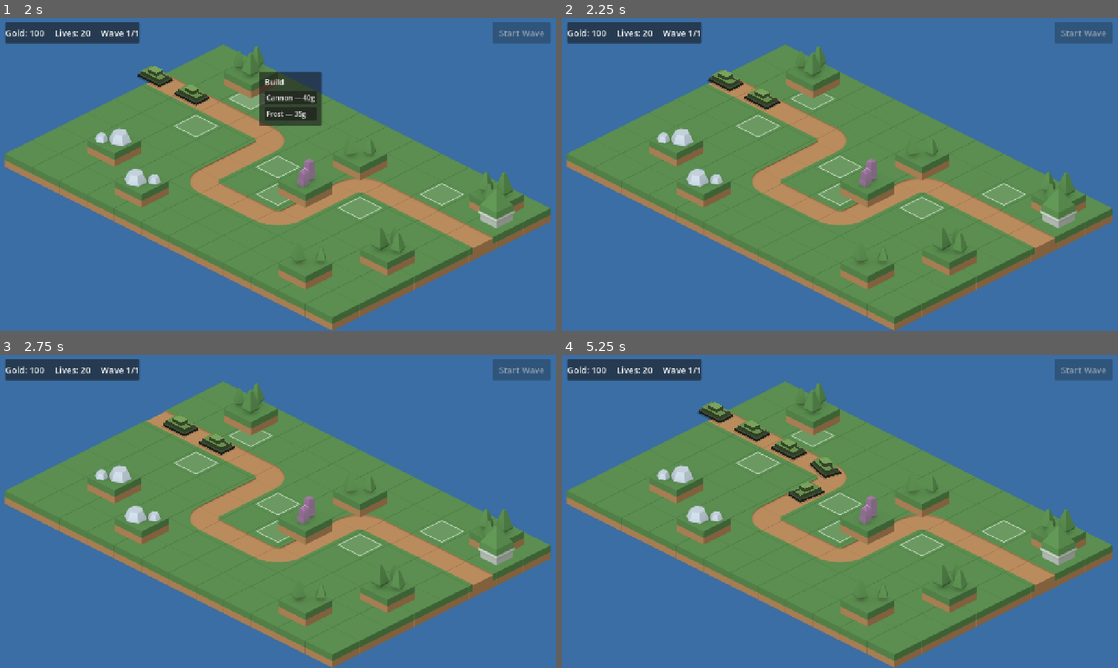
Above: before the commit, frames 1-4 (two rows, left to right).
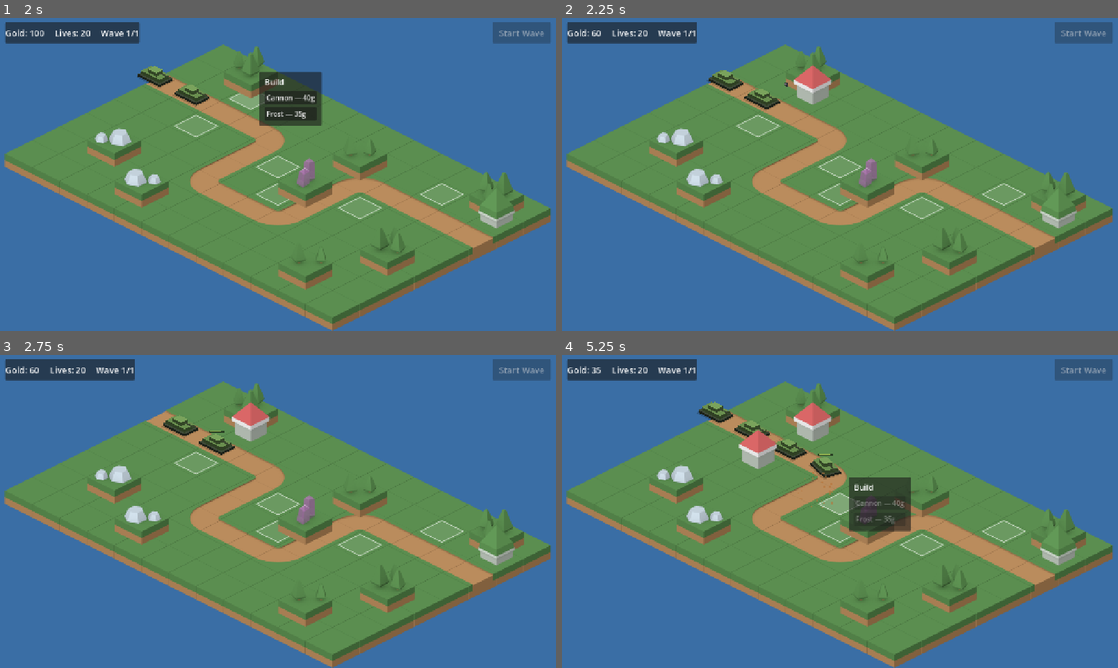
Above: after the commit, the same moments.

Repository: ldimitrov/tankbusters
Game: Godot game, scene res://scenes/main/main.tscn
Same seed, same stepped clock (60 frames per second), same inputs: the game is played once before the commit and once after it.
Inputs (mouse positions are in pixels of both pictures, inside the frame that each line leads up to):
- Up to frame 1 (2 s): click "Start Wave" at 0.5 s; move the mouse to (250, 99) at 1.27 s; click (250, 99) at 1.42 s
- Up to frame 2 (2.25 s): click "Cannon — 40g" at 2 s
- Up to frame 3 (2.75 s): no input
- Up to frame 4 (5.25 s): move the mouse to (756, 464) at 2.77 s; click (756, 464) at 2.92 s; click "Cannon — 40g" at 3.5 s; move the mouse to (840, 505) at 4.27 s; click (840, 505) at 4.42 s; click (878, 502) at 5 s, where only the run before the commit has a clickable "Cannon — 40g"

Frame 1 is identical in both runs. In frame 2, 0.9% of the frame differs, in the area x 5-50%, y 1-30%; in frame 3, 0.9%; in frame 4, 3.7%, in the area x 5-63%, y 1-57%.

Commit message:
fix: emit menu selection before closed resets the target spot

Diff:
--- a/scenes/main/main.gd
+++ b/scenes/main/main.gd
@@ -351,6 +351,12 @@
 		GameState.earn(spots[5].turret.sell_value())
 		spots[5].turret.queue_free()
 		spots[5].turret = null
+	if "--menu-test" in args:
+		# Regression test for the build flow: open the menu on a spot and
+		# press its first button, exactly like a player click would.
+		_on_spot_clicked(markers.get_child(2))
+		await get_tree().process_frame
+		hud.build_menu.options_box.get_child(0).pressed.emit()
 	if "--autostart" in args:
 		start_wave()
 	for arg in args:
--- a/scenes/ui/build_menu.gd
+++ b/scenes/ui/build_menu.gd
@@ -43,8 +43,10 @@
 
 
 func _on_option_pressed(id: String) -> void:
+	# Order matters: whoever listens needs the selection BEFORE `closed`
+	# fires, because closing resets the "which spot is this menu for" state.
+	option_selected.emit(id)
 	close()
-	option_selected.emit(id)
 
 
 func _gui_input(event: InputEvent) -> void:
